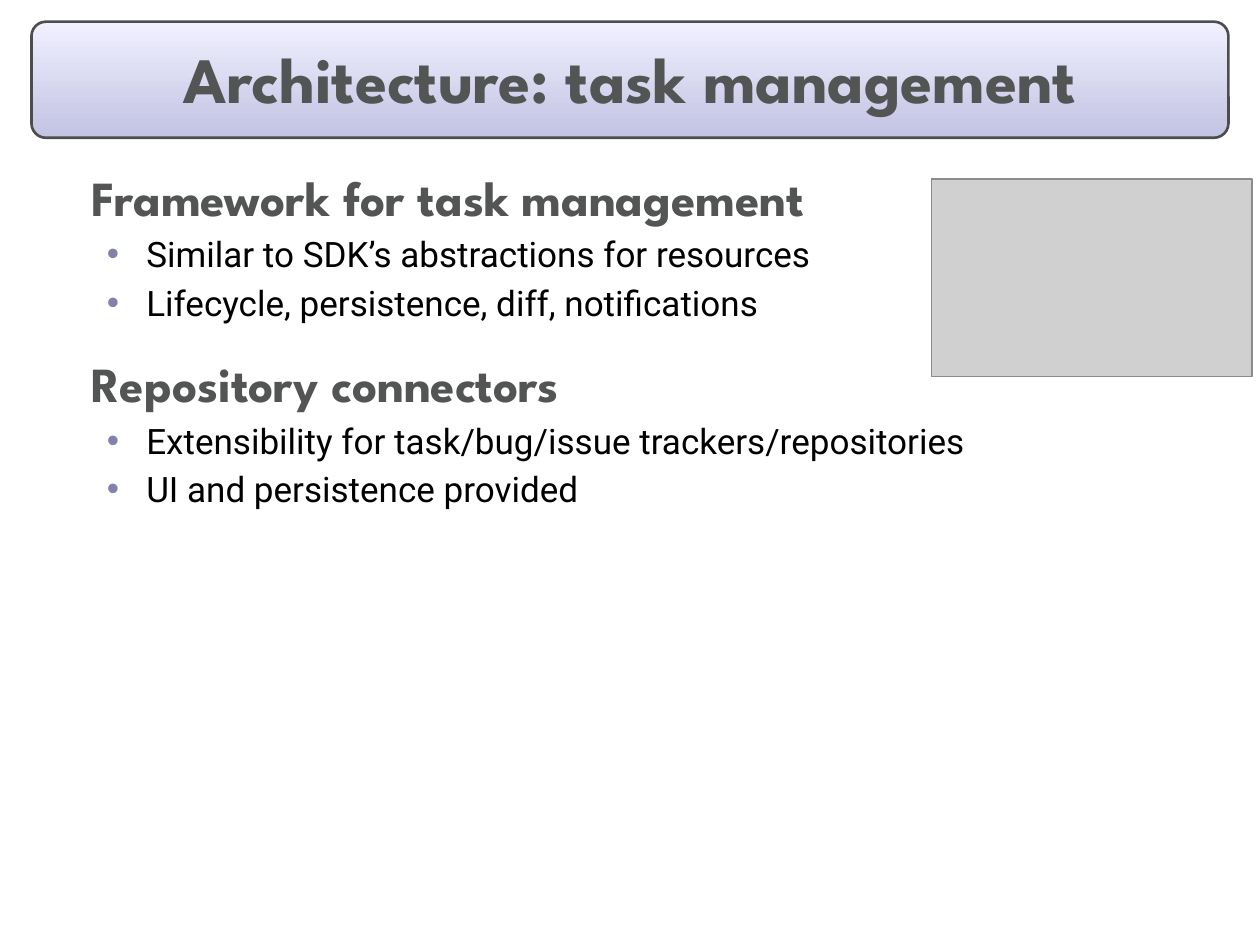
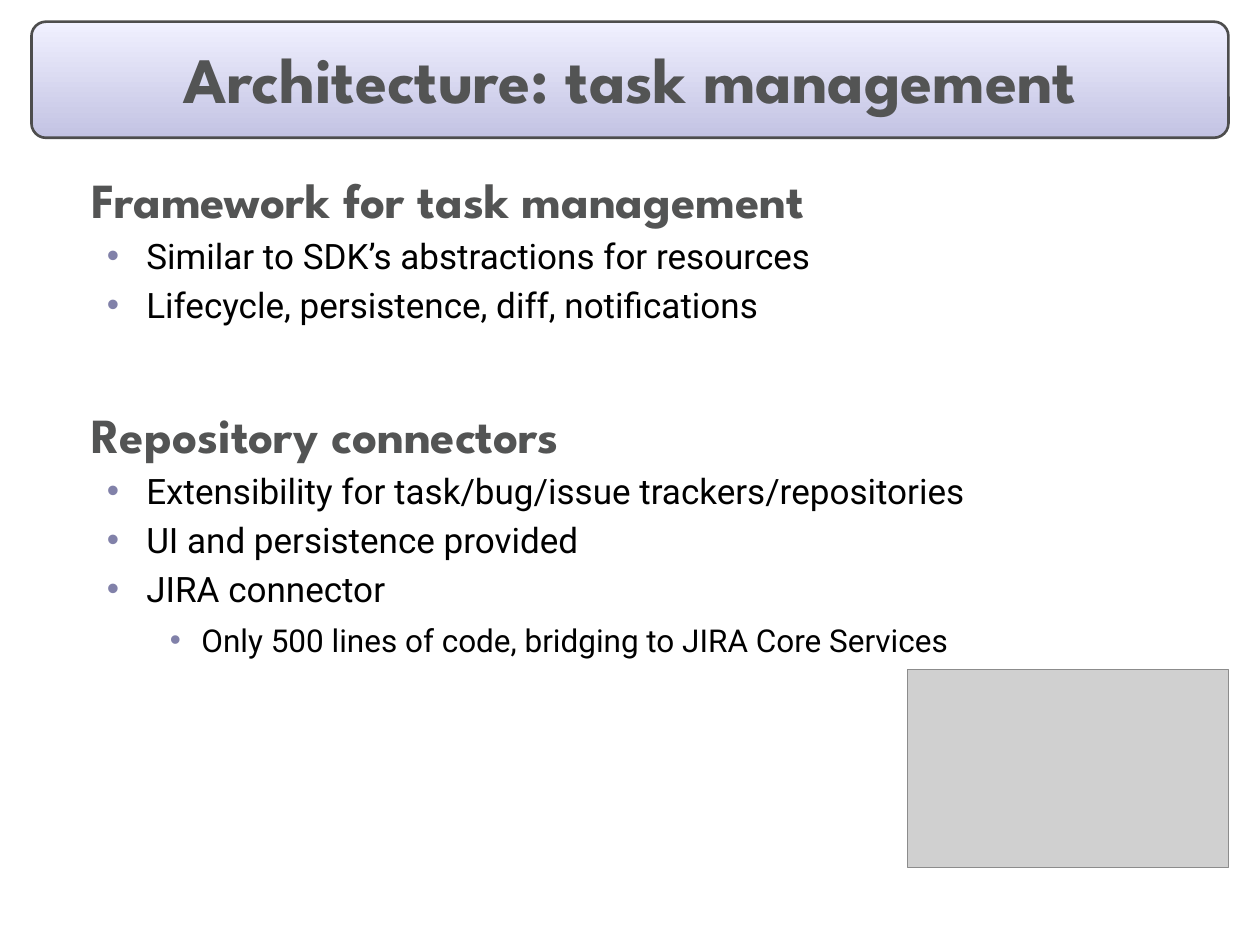
Before and after one commit to eclipse-mylyn/mylyn-website, a slide deck: slide 16 of publications/2006-03-mylar-eclipsecon.ppt. Drawn at 1260x945 pixels with LibreOffice and Linux fonts; fonts in the diff are those of the drawing; grey boxes stand for pictures. Boxes give left, top, right and bottom in pixels: in the first picture for what was removed or moved away, otherwise in the second. Text is boxed around its words. In the diff, an @@ line names an element or a change of style, - is before the commit and + after.

```diff
--- a/publications/2006-03-mylar-eclipsecon.ppt
+++ b/publications/2006-03-mylar-eclipsecon.ppt
@@ text at [146, 577, 948, 659]: paragraphs added @@
+  • JIRA connector
+    • Only 500 lines of code, bridging to JIRA Core Services
@@ picture: place and size @@
-picture at [931, 179, 1252, 377]
+picture at [907, 669, 1228, 867]
```
Also in this commit, not shown: 17 other slides changed.
